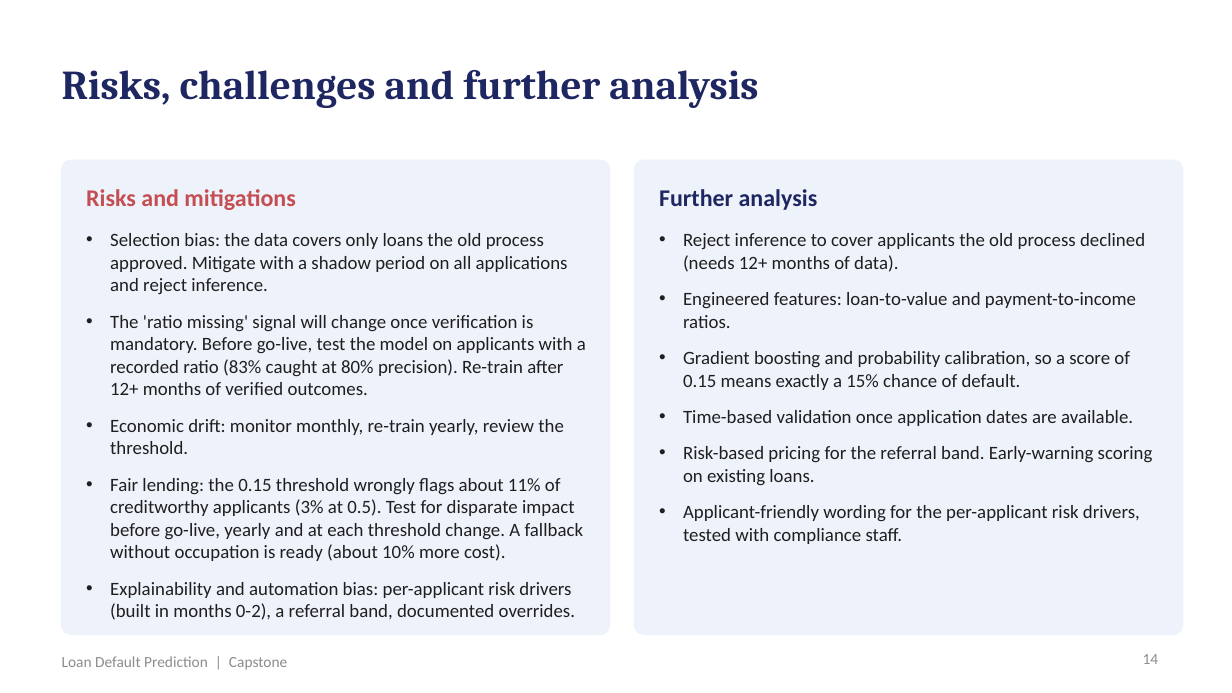
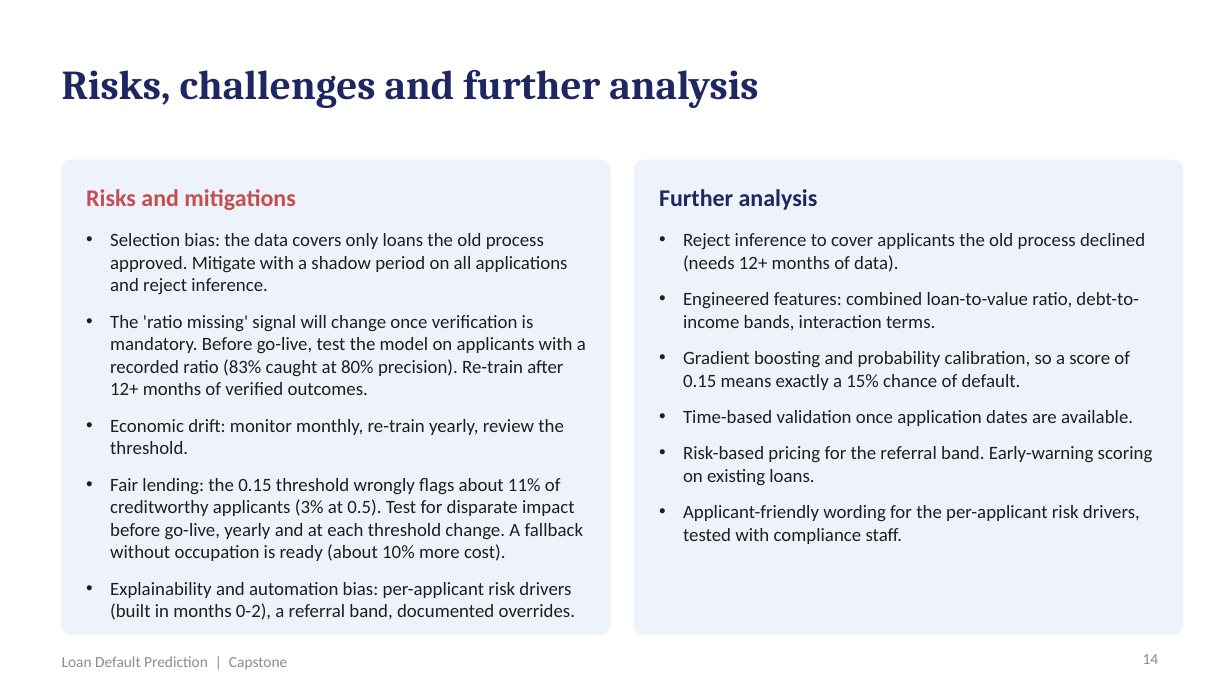
Before and after one commit to shubham1891/Personal-code, a slide deck: slide 14 of presentation/Loan_Default_Prediction_Presentation.pptx. Drawn at 1232x693 pixels with LibreOffice and Linux fonts; fonts in the diff are those of the drawing. Boxes give left, top, right and bottom in pixels: in the first picture for what was removed or moved away, otherwise in the second. Text is boxed around its words. In the diff, an @@ line names an element or a change of style, - is before the commit and + after.

```diff
--- a/presentation/Loan_Default_Prediction_Presentation.pptx
+++ b/presentation/Loan_Default_Prediction_Presentation.pptx
@@ text at (x1=683, y1=292, x2=1138, y2=330): text changed @@
-• Engineered features: loan-to-value and payment-to-income ratios.
+• Engineered features: combined loan-to-value ratio, debt-to-income bands, interaction terms.
```
Also in this commit, not shown: 2 other slides changed, 15 other files.
